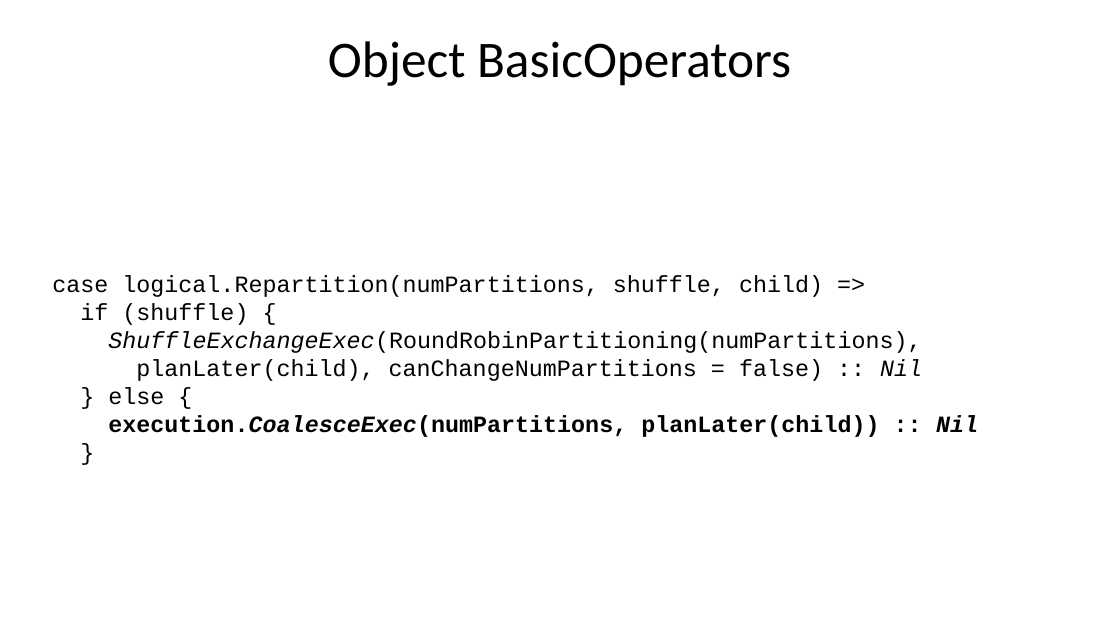
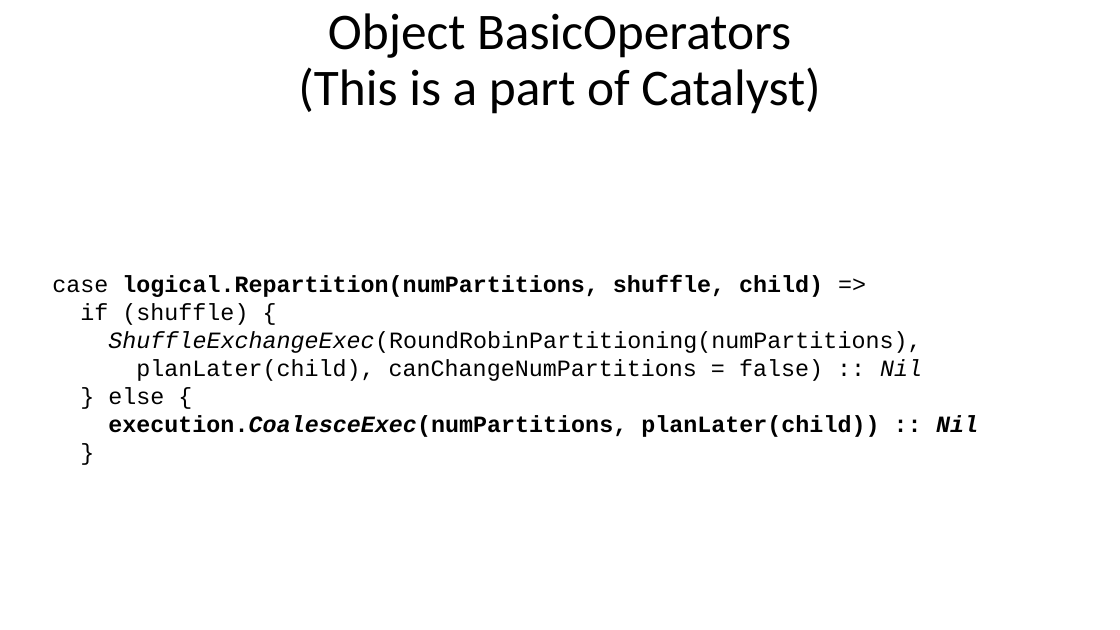
Before and after one commit to nkudinov/apache_spark_pptx, a slide deck: slide 7 of Spark_coalesce.pptx. Drawn at 1120x630 pixels with LibreOffice and Linux fonts; fonts in the diff are those of the drawing. Boxes give left, top, right and bottom in pixels: in the first picture for what was removed or moved away, otherwise in the second. Text is boxed around its words. In the diff, an @@ line names an element or a change of style, - is before the commit and + after.

Commit message:
change Coalesce pptx

```diff
--- a/Spark_coalesce.pptx
+++ b/Spark_coalesce.pptx
@@ title at [298,13,820,114]: text changed @@
-Object BasicOperators
+Object BasicOperators
+(This is a part of Catalyst)
@@ text "case logical.Repartition(numPartitions, shuffle, child) => ..." at [52,275,978,437]: bold on in "logical.Repartition(numPartitions, shuffle, child)" @@
```
Also in this commit, not shown: 8 other slides changed, 3 slides added, 1 slide removed.
